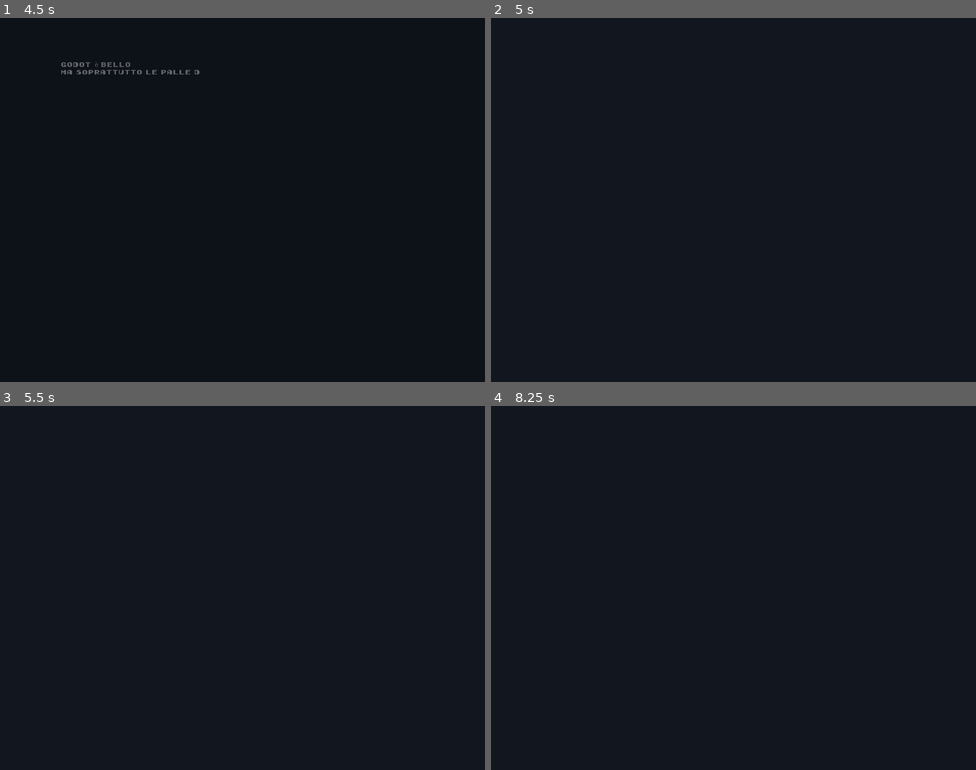
Above: before the commit, frames 1-4 (two rows, left to right).
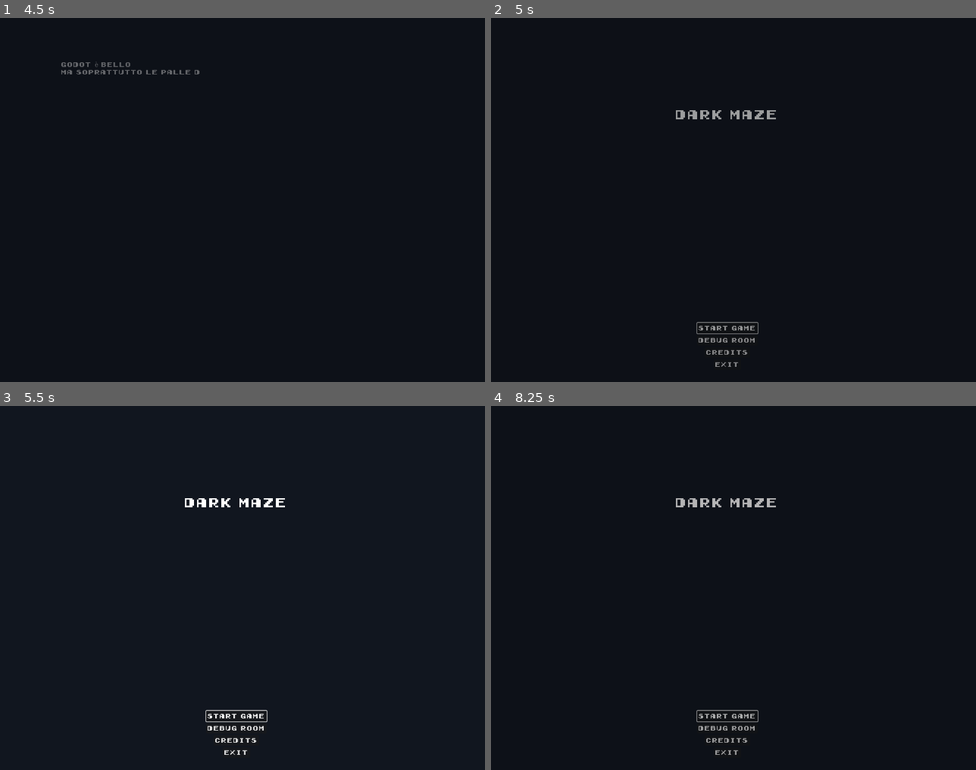
Above: after the commit, the same moments.

Repository: SimoneTomasella2002/DarkMaze
Game: Godot game, scene res://scenes/ui/menus/credits/credits.tscn
Same seed, same stepped clock (60 frames per second), same inputs: the game is played once before the commit and once after it. This scene is started directly instead of the project's main scene. The engine's default icon, where the game draws it, is replaced by a stand-in: a white triangle on a blue panel in a dark square.
Inputs (mouse positions are in pixels of both pictures, inside the frame that each line leads up to):
- Up to frame 1 (4.5 s): tap Enter at 0.5, 2, 3.5 s; hold Up (up) 0.53-2.03 s; tap Space at 1.25, 2.75 s; hold Left (left) 2.03-3.53 s; hold Down (down) 3.53-4.28 s; tap Escape (menu) at 4.15 s; hold Right (right) from 4.28 s (still down)
- Up to frame 2 (5 s): keep holding Right (right)
- Up to frame 3 (5.5 s): release Right (right) at 5 s; click (237, 729) at 5 s, where only the run after the commit has a clickable "Debug Room"
- Up to frame 4 (8.25 s): click (728, 715) at 5.75 s, where only the run after the commit has a clickable "Start Game"; click (728, 715) at 6.5 s, where only the run after the commit has a clickable "Start Game"; click (728, 740) at 7.25 s, where only the run after the commit has a clickable "Credits"; tap Space at 8 s; hold Up (up) from 8.03 s (still down)

Frame 1 is identical in both runs. In frame 2, 0.6% of the frame differs, in the area x 38-59%, y 25-96%; in frame 3, 0.6%; in frame 4, 0.6%.
Error before the commit: Invalid access to property or key 'finished' on a base object of type 'AnimationPlayer'. (res://scenes/transitions/fade_transition.gd:15)

Commit message:
Reverted changes in fade_transition.gd, and added a small beta intro, WIP on it

Diff:
--- /dev/null
+++ b/scenes/movies/intro.tscn
@@ -0,0 +1,44 @@
+[gd_scene load_steps=4 format=3 uid="uid://dmoulto2tgor2"]
+
+[ext_resource type="Theme" uid="uid://bwp1qjsfax8si" path="res://assets/themes/gameBoyTheme.tres" id="1_maqgv"]
+[ext_resource type="Script" path="res://scenes/movies/intro_text.gd" id="2_34xlq"]
+[ext_resource type="Script" path="res://scenes/movies/start_prompt_text.gd" id="3_47ucu"]
+
+[node name="Intro" type="Control"]
+layout_mode = 3
+anchors_preset = 15
+anchor_right = 1.0
+anchor_bottom = 1.0
+grow_horizontal = 2
+grow_vertical = 2
+
+[node name="ColorRect" type="ColorRect" parent="."]
+layout_mode = 1
+anchors_preset = 15
+anchor_right = 1.0
+anchor_bottom = 1.0
+grow_horizontal = 2
+grow_vertical = 2
+color = Color(0.0666667, 0.0862745, 0.121569, 1)
+
+[node name="IntroText" type="RichTextLabel" parent="ColorRect"]
+offset_left = 162.0
+offset_top = 113.0
+offset_right = 1126.0
+offset_bottom = 305.0
+theme = ExtResource("1_maqgv")
+text = "Welcome adventurer
+
+Today you'll make the history of all the adventurers in the world
+
+You found a big temple to explore, and at the end there lies the biggest treasure known to mankind, even though many consider it as a legend.
+
+Good luck finding the treasure."
+script = ExtResource("2_34xlq")
+
+[node name="StartPromptText" type="RichTextLabel" parent="ColorRect"]
+layout_mode = 0
+offset_right = 40.0
+offset_bottom = 40.0
+text = "Press \"start\" to play"
+script = ExtResource("3_47ucu")
--- /dev/null
+++ b/scenes/movies/intro_text.gd
@@ -0,0 +1,17 @@
+extends RichTextLabel
+
+
+func _ready() -> void:
+	scroll_text()
+
+func _input(_event: InputEvent) -> void:
+	if Input.is_action_just_pressed("menu"):
+		FadeTransition.load_scene("res://scenes/levels/level1.tscn")
+
+func scroll_text() -> void:
+	visible_characters = 0
+	var total_characters = get_total_character_count()  # Ottiene il numero totale di caratteri
+
+	for i in range(total_characters):  # Cicla attraverso il numero totale di caratteri
+		visible_characters = i + 1  # Aumenta il numero di caratteri visibili uno alla volta
+		await get_tree().create_timer(0.1).timeout  # Aggiunge un ritardo di 0.1 secondi per ogni carattere
--- /dev/null
+++ b/scenes/movies/start_prompt_text.gd
@@ -0,0 +1,4 @@
+extends RichTextLabel
+
+func _ready() -> void:
+	pass
--- a/scenes/transitions/fade_transition.gd
+++ b/scenes/transitions/fade_transition.gd
@@ -12,12 +12,12 @@
 
 func load_scene(next_scene:String) -> void:
 	animation_player.play("fade")
-	await animation_player.finished
+	await animation_player.animation_finished
 	get_tree().change_scene_to_file(next_scene)
 	animation_player.play_backwards("fade")
 
 func reload_scene() -> void:
 	animation_player.play("fade")
-	await animation_player.finished
+	await animation_player.animation_finished
 	get_tree().reload_current_scene()
 	animation_player.play_backwards("fade")
--- a/scenes/ui/menus/main_menu/main_menu.gd
+++ b/scenes/ui/menus/main_menu/main_menu.gd
@@ -15,7 +15,7 @@
 
 func _on_start_game_button_pressed() -> void:
 	start_game.emit()
-	FadeTransition.load_scene("res://scenes/levels/level1.tscn")
+	FadeTransition.load_scene("res://scenes/movies/intro.tscn")
 
 func _on_debug_room_button_pressed() -> void:
 	FadeTransition.load_scene("res://scenes/levels/debug_room.tscn")
